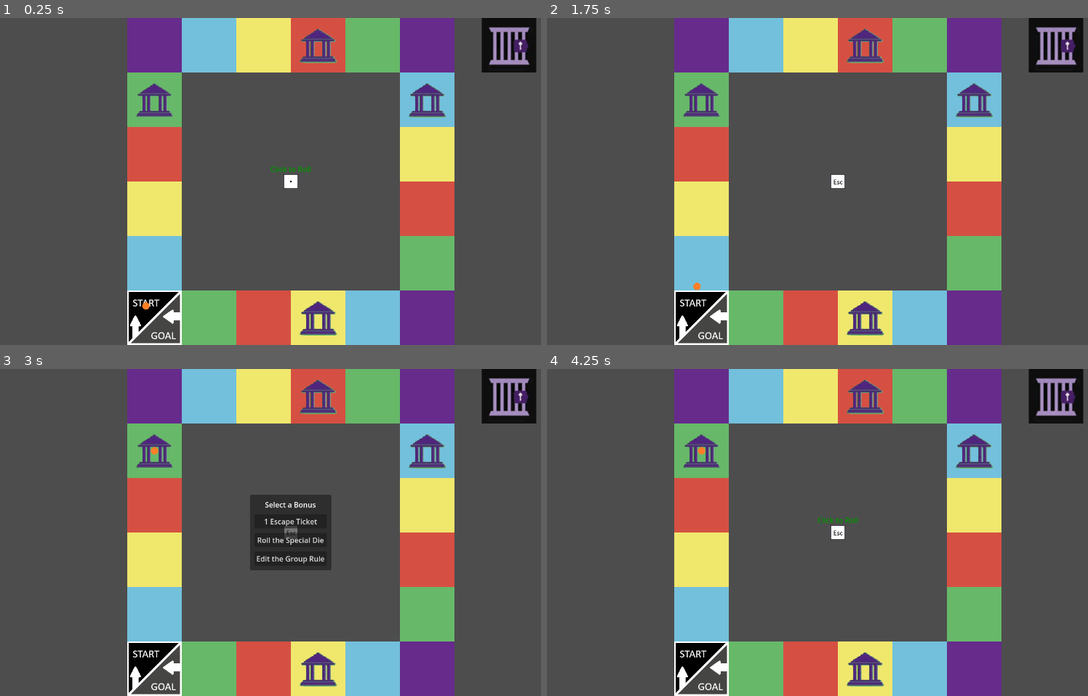
Above: before the commit, frames 1-4 (two rows, left to right).
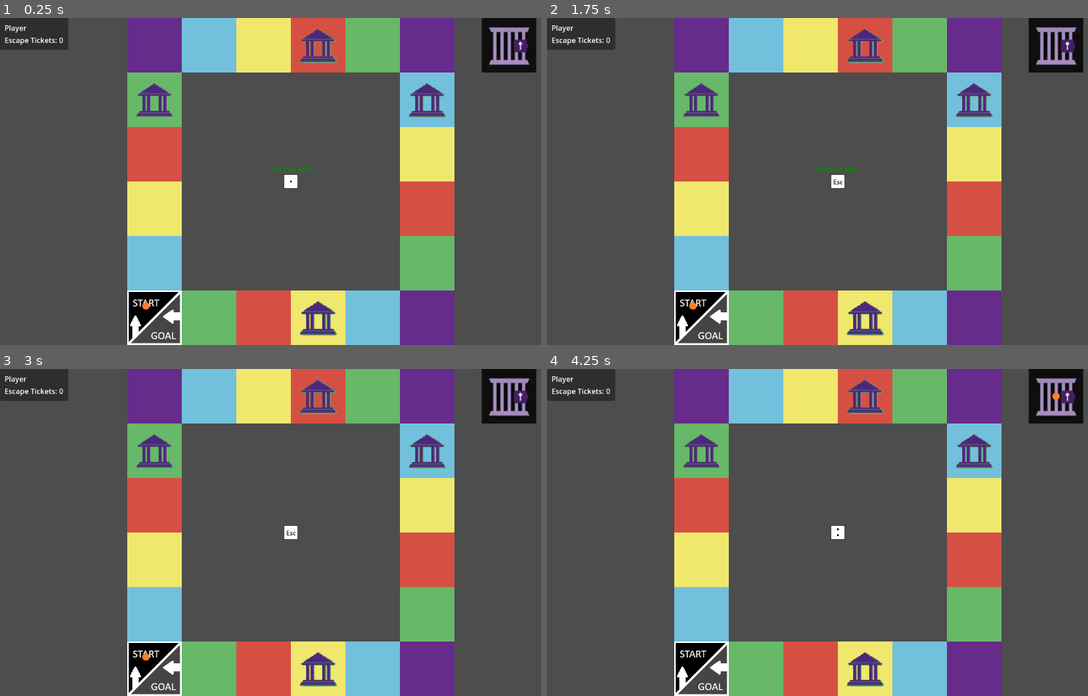
Above: after the commit, the same moments.

Repository: tjfeldman/RulesRace
Game: Godot game, scene res://rules_race_board.tscn
Two runs of this game, one before a commit and one after it. Both use one fixed random seed, a clock stepped at 60 frames per second and the inputs below.
Inputs (mouse positions are in pixels of both pictures, inside the frame that each line leads up to):
- Up to frame 1 (0.25 s): no input
- Up to frame 2 (1.75 s): tap Enter at 0.5 s; move the mouse to (963, 165) at 0.52 s; click (963, 165) at 0.6 s; tap Space at 1.25 s; move the mouse to (720, 197) at 1.27 s; click (720, 197) at 1.35 s
- Up to frame 3 (3 s): tap Enter at 2 s; move the mouse to (351, 460) at 2.02 s; click (351, 460) at 2.1 s; move the mouse to (259, 597) at 2.77 s; click (259, 597) at 2.85 s
- Up to frame 4 (4.25 s): click (839, 522) at 3.5 s, where only the run before the commit has a clickable "1 Escape Ticket"

The runs differ from the first frame. In frame 1, 1.2% of the frame differs, in the area x 0-13%, y 0-10%; in frame 2, 1.3%; in frame 3, 4.5%, in the area x 0-62%, y 0-90%; in frame 4, 1.3%.

Commit message:
Added UI element that tracks the player's escape tickets. Added signal so UI updates when a player's ticket count is changed. Removed print statements used for debugging.
Signed-off-by: Tyler Feldman <tyler.feldman148@gmail.com>

Diff:
--- a/rules_race_board.tscn
+++ b/rules_race_board.tscn
@@ -22,4 +22,6 @@
 position = Vector2(321, 634)
 texture = ExtResource("2_qq0id")
 
+[node name="HUD" type="CanvasLayer" parent="."]
+
 [connection signal="dice_has_rolled" from="Dice" to="." method="_on_dice_has_rolled"]
--- /dev/null
+++ b/scenes/playerUI.tscn
@@ -0,0 +1,36 @@
+[gd_scene load_steps=2 format=3 uid="uid://jype13h1832h"]
+
+[ext_resource type="Script" uid="uid://cwq6gbbhqpboj" path="res://scripts/PlayerUI.gd" id="1_owq17"]
+
+[node name="Player UI" type="CenterContainer"]
+offset_right = 150.0
+offset_bottom = 70.0
+script = ExtResource("1_owq17")
+
+[node name="PanelContainer" type="PanelContainer" parent="."]
+layout_mode = 2
+
+[node name="MarginContainer" type="MarginContainer" parent="PanelContainer"]
+layout_mode = 2
+theme_override_constants/margin_left = 10
+theme_override_constants/margin_top = 10
+theme_override_constants/margin_right = 10
+theme_override_constants/margin_bottom = 10
+
+[node name="VBoxContainer" type="VBoxContainer" parent="PanelContainer/MarginContainer"]
+layout_mode = 2
+
+[node name="PlayerName" type="Label" parent="PanelContainer/MarginContainer/VBoxContainer"]
+layout_mode = 2
+text = "Player"
+
+[node name="HBoxContainer" type="HBoxContainer" parent="PanelContainer/MarginContainer/VBoxContainer"]
+layout_mode = 2
+
+[node name="EscapeTicket" type="Label" parent="PanelContainer/MarginContainer/VBoxContainer/HBoxContainer"]
+layout_mode = 2
+text = "Escape Tickets:"
+
+[node name="Count" type="Label" parent="PanelContainer/MarginContainer/VBoxContainer/HBoxContainer"]
+layout_mode = 2
+text = "0"
--- a/scripts/Dice.gd
+++ b/scripts/Dice.gd
@@ -15,7 +15,6 @@
 
 func _unhandled_input(event: InputEvent) -> void:
 	if (Input.is_action_just_pressed("ui_click") and timer.is_stopped() and canClick):
-		print("Dice Rolling");
 		animationPlayer.play("Roll");
 		timer.start();
 		canClick = false;
--- a/scripts/Events.gd
+++ b/scripts/Events.gd
@@ -4,3 +4,4 @@
 
 signal office_choice_selected(choice: OfficeChoice);
 signal escape_jail_with_ticket(choice: bool);
+signal updated_escape_tickets(player: Player);
--- a/scripts/Main.gd
+++ b/scripts/Main.gd
@@ -3,17 +3,21 @@
 @onready var player : Node2D = $PlayerToken;
 @onready var board : Node2D = $Board;
 @onready var dice : Sprite2D = $Dice;
+@onready var hud: CanvasLayer = $HUD
 
 #TODO: Move to state manager
 var _asked : bool = false;
 
 func _ready() -> void:
-	player.addEscapeTicket();
-	print(player.getEscapeTicketCount());
-
 	#connect to events
 	Events.office_choice_selected.connect(_on_office_choice_selected);
 	Events.escape_jail_with_ticket.connect(_on_escape_with_ticket);
+
+	#add UI to HUD
+	var playerUI = preload("res://scenes/playerUI.tscn");
+	var ui = playerUI.instantiate();
+	ui.assignedPlayer = player;
+	hud.add_child(ui);
 
 func _process(delta: float) -> void:
 	if (!_asked && player.isInJail() and player.hasEscapeTicket()):
@@ -25,7 +29,6 @@
 		add_child(choiceBox);
 
 func _on_dice_has_rolled(roll: Variant) -> void:
-	roll = 4;
 	#reset asked value after rolling
 	_asked = false;
 	match roll:
@@ -56,7 +59,6 @@
 	match type:
 		Events.OfficeChoice.Ticket:
 			player.addEscapeTicket();
-			print(player.getEscapeTicketCount());
 		Events.OfficeChoice.Dice:
 			print("Player rolls special die");
 		Events.OfficeChoice.Rule:
--- a/scripts/Player.gd
+++ b/scripts/Player.gd
@@ -1,11 +1,18 @@
 extends Node2D
+
+class_name Player
 
 @onready var piece : Sprite2D = $PlayerPiece;
 @onready var board : Node2D = $"../Board";
 var playerMoveSpeed: float = 0.33;
 
 #private variables
-var _escapeTickets : int = 0;
+var _escapeTickets : int = 0:
+	set(value):
+		#Update value and then emit signal
+		_escapeTickets = value;
+		Events.emit_signal("updated_escape_tickets", self);
+
 var _boardPosition : int = 0;
 var _inJail : bool = false;
 
--- /dev/null
+++ b/scripts/PlayerUI.gd
@@ -0,0 +1,21 @@
+extends Control
+
+@onready var count: Label = $PanelContainer/MarginContainer/VBoxContainer/HBoxContainer/Count
+
+#only allow set player to be assigned once
+var assignedPlayer : Player:
+	set(value):
+		if assignedPlayer == null:
+			assignedPlayer = value;
+
+func _ready() -> void:
+	update_ui();
+	Events.updated_escape_tickets.connect(_on_player_ticket_count_update);
+
+func update_ui():
+	count.text = str(assignedPlayer.getEscapeTicketCount());
+
+func _on_player_ticket_count_update(player: Player):
+	#only call update when the assigned player is updated
+	if player == assignedPlayer:
+		update_ui();
Not shown, added: scripts/PlayerUI.gd.uid
Not shown, changed: README.md
